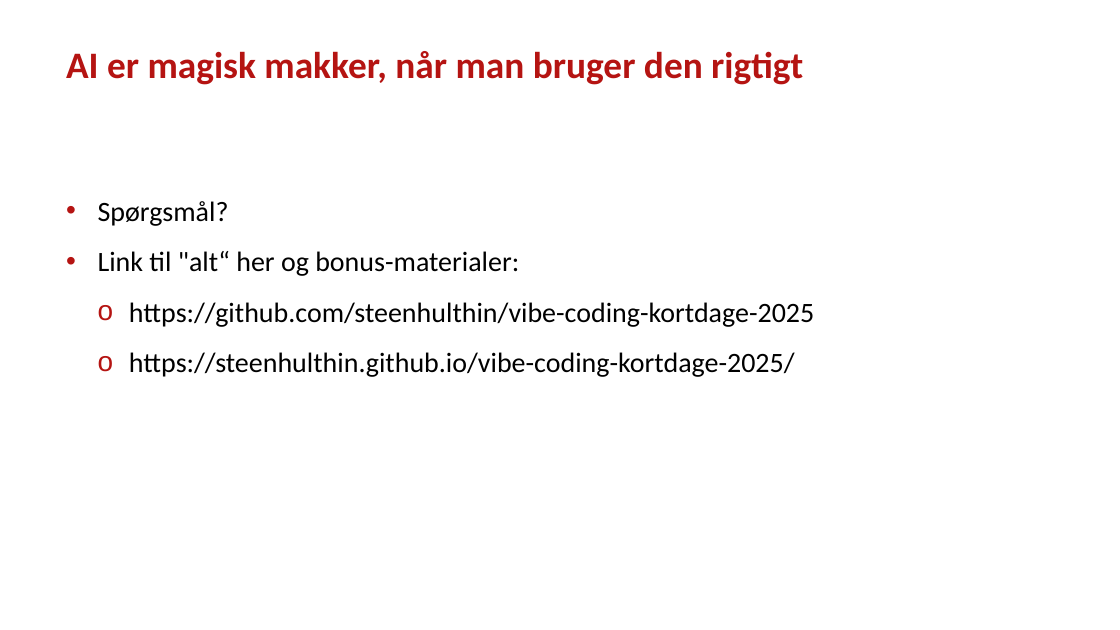
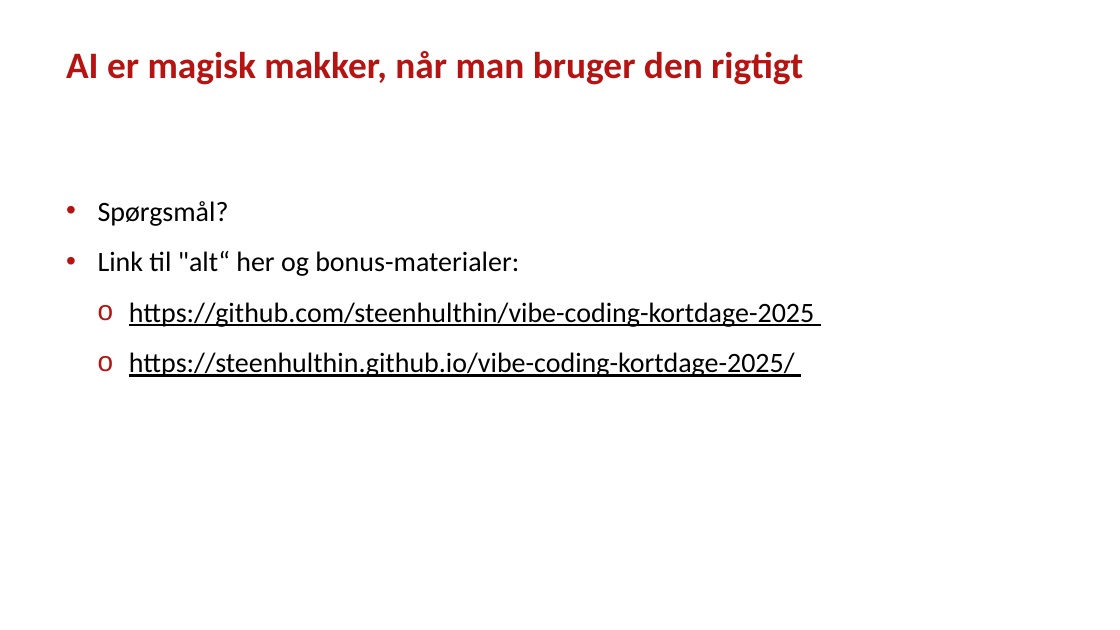
Before and after one commit to steenhulthin/vibe-coding-kortdage-2025, a slide deck: slide 22 of Vibe coding og AI-assisteret udvikling af geodata-dashboards - Steen Hulthin Rasmussen - SSI - 14.11.2025.pptx. Drawn at 1120x630 pixels with LibreOffice and Linux fonts; fonts in the diff are those of the drawing; background and template pictures are left out. Boxes give left, top, right and bottom in pixels: in the first picture for what was removed or moved away, otherwise in the second. Text is boxed around its words. In the diff, an @@ line names an element or a change of style, - is before the commit and + after.

```diff
--- a/Vibe coding og AI-assisteret udvikling af geodata-dashboards - Steen Hulthin Rasmussen - SSI - 14.11.2025.pptx
+++ b/Vibe coding og AI-assisteret udvikling af geodata-dashboards - Steen Hulthin Rasmussen - SSI - 14.11.2025.pptx
@@ text at (x1=129, y1=302, x2=814, y2=377): underline on in "https://github.com/steenhulthin/vibe-coding-kortdage-2025", "https://steenhulthin.github.io/vibe-coding-kortdage-2025/" @@
```
Also in this commit, not shown: 8 other slides changed.
